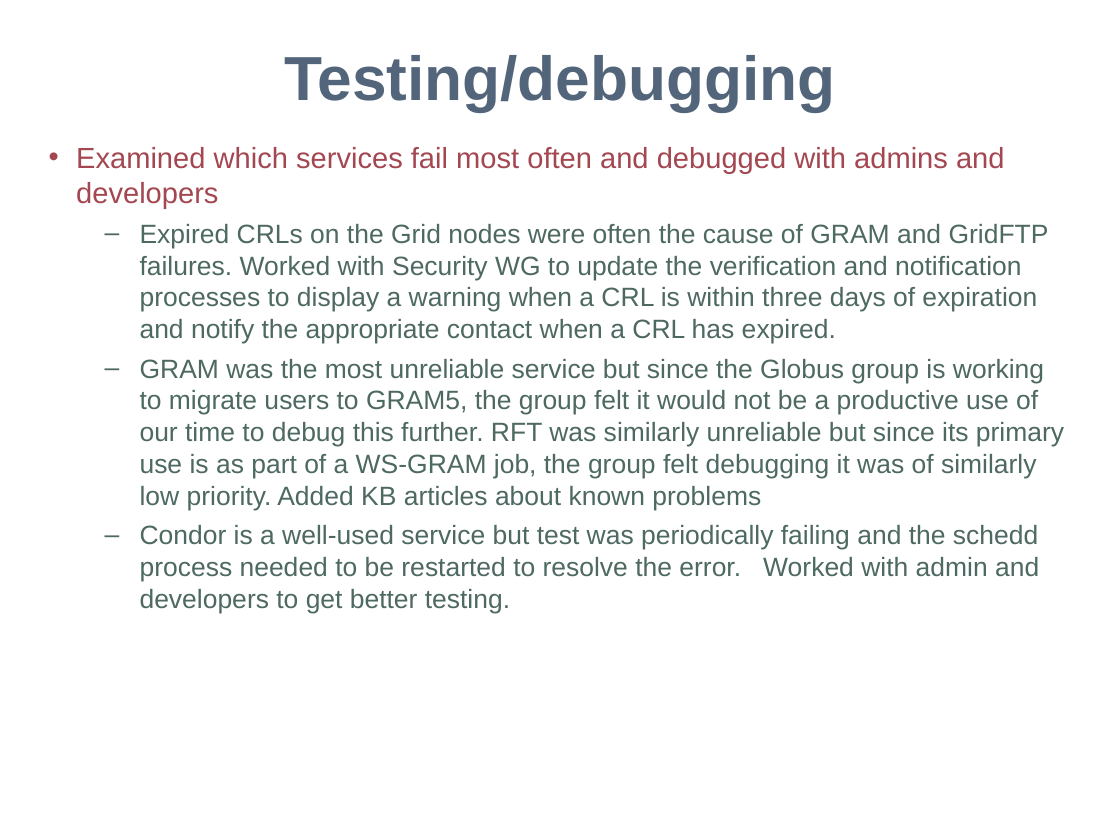
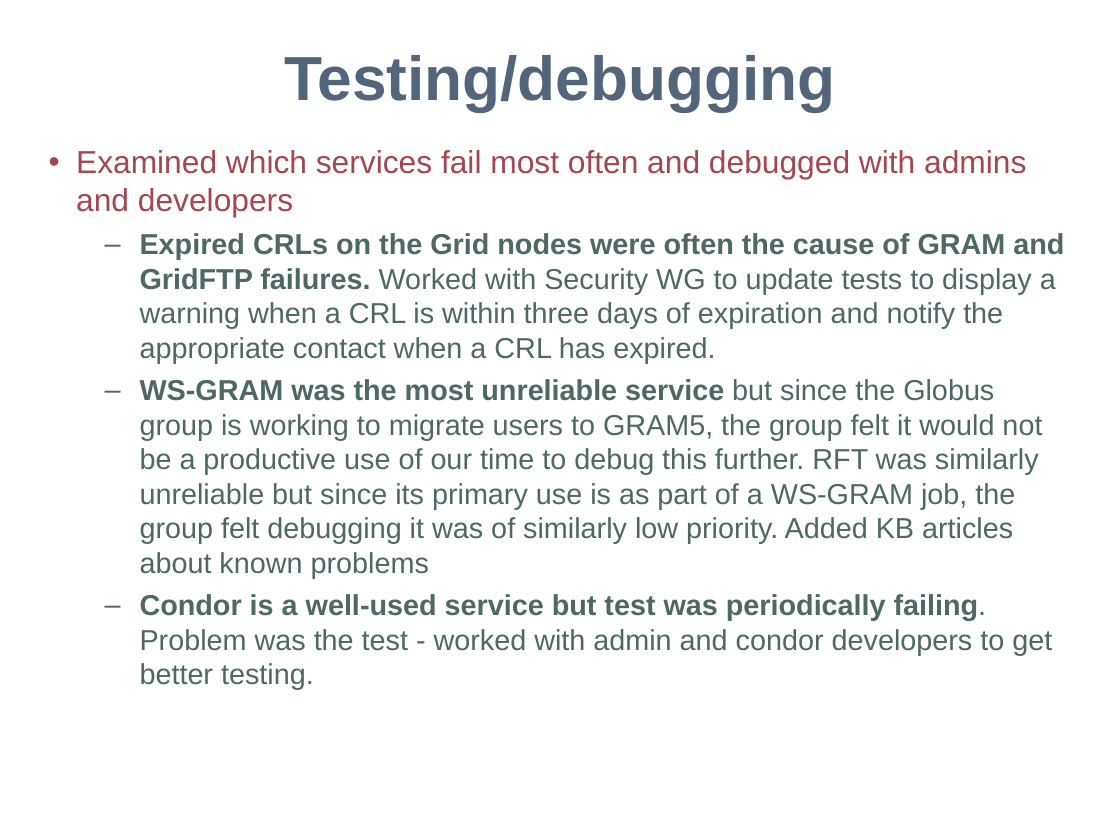
Before and after one commit to IncaProject/inca-xsede, a slide deck: slide 4 of xsede/mgmt/2010/Qa-wg-update-july10.ppt (slide 3 before the commit). Drawn at 1120x840 pixels with LibreOffice and Linux fonts; fonts in the diff are those of the drawing; background and template pictures are left out. Boxes give left, top, right and bottom in pixels: in the first picture for what was removed or moved away, otherwise in the second. Text is boxed around its words. In the diff, an @@ line names an element or a change of style, - is before the commit and + after.

```diff
--- a/xsede/mgmt/2010/Qa-wg-update-july10.ppt
+++ b/xsede/mgmt/2010/Qa-wg-update-july10.ppt
@@ text at [76,150,1026,217]: size 18.7 to 20.4 pt in "Examined which services fail most often and ..." @@
@@ text at [140,233,1064,690]: text changed; size 17 to 18.5 pt @@
-  – Expired CRLs on the Grid nodes were often the cause of GRAM and GridFTP failures. Worked with Security WG to update the verification and notification processes to display a warning when a CRL is within three days of expiration and notify the appropriate contact when a CRL has expired.
-  – GRAM was the most unreliable service but since the Globus group is working to migrate users to GRAM5, the group felt it would not be a productive use of our time to debug this further. RFT was similarly unreliable but since its primary use is as part of a WS-GRAM job, the group felt debugging it was of similarly low priority. Added KB articles about known problems
-  – Condor is a well-used service but test was periodically failing and the schedd process needed to be restarted to resolve the error. Worked with admin and developers to get better testing.
+  – Expired CRLs on the Grid nodes were often the cause of GRAM and GridFTP failures. Worked with Security WG to update tests to display a warning when a CRL is within three days of expiration and notify the appropriate contact when a CRL has expired.
+  – WS-GRAM was the most unreliable service but since the Globus group is working to migrate users to GRAM5, the group felt it would not be a productive use of our time to debug this further. RFT was similarly unreliable but since its primary use is as part of a WS-GRAM job, the group felt debugging it was of similarly low priority. Added KB articles about known problems
+  – Condor is a well-used service but test was periodically failing. Problem was the test - worked with admin and condor developers to get better testing.
```
Also in this commit, not shown: 3 other slides changed, 3 slides added.
